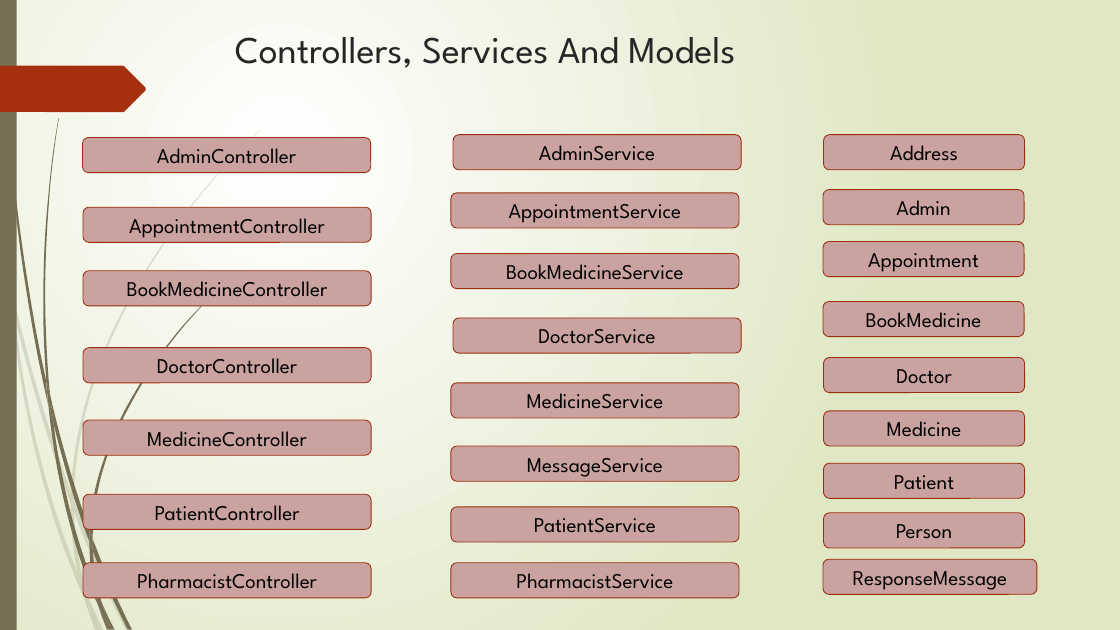
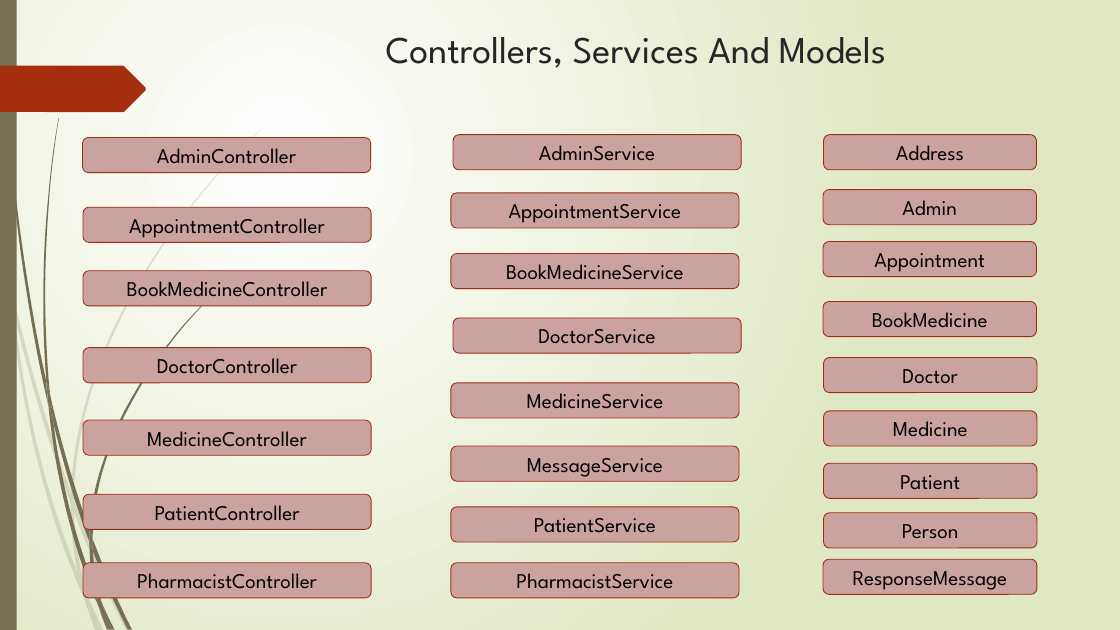
Before and after one commit to Alok0587/QURE, a slide deck: slide 10 of presentation/QURE PPT.pptx (slide 8 before the commit). Drawn at 1120x630 pixels with LibreOffice and Linux fonts; fonts in the diff are those of the drawing. Boxes give left, top, right and bottom in pixels: in the first picture for what was removed or moved away, otherwise in the second. Text is boxed around its words. In the diff, an @@ line names an element or a change of style, - is before the commit and + after.

```diff
--- a/presentation/QURE PPT.pptx
+++ b/presentation/QURE PPT.pptx
@@ title "Controllers, Services And Models" at (386, 37, 886, 68): alignment left to centre @@
@@ rounded rectangle "Address": place and size @@
-rounded rectangle "Address" at (823, 134, 1024, 170)
+rounded rectangle "Address" at (823, 134, 1036, 170)
@@ rounded rectangle "Admin": place and size @@
-rounded rectangle "Admin" at (823, 190, 1024, 225)
+rounded rectangle "Admin" at (823, 190, 1037, 225)
@@ rounded rectangle "Appointment": place and size @@
-rounded rectangle "Appointment" at (823, 242, 1024, 277)
+rounded rectangle "Appointment" at (823, 242, 1037, 277)
@@ rounded rectangle "BookMedicine": place and size @@
-rounded rectangle "BookMedicine" at (823, 302, 1024, 337)
+rounded rectangle "BookMedicine" at (823, 302, 1037, 337)
@@ rounded rectangle "Doctor": place and size @@
-rounded rectangle "Doctor" at (823, 358, 1024, 393)
+rounded rectangle "Doctor" at (823, 358, 1037, 393)
@@ rounded rectangle "Medicine": place and size @@
-rounded rectangle "Medicine" at (823, 411, 1024, 446)
+rounded rectangle "Medicine" at (823, 411, 1037, 446)
@@ rounded rectangle "Patient": place and size @@
-rounded rectangle "Patient" at (823, 463, 1024, 498)
+rounded rectangle "Patient" at (823, 463, 1037, 498)
@@ rounded rectangle "Person": place and size @@
-rounded rectangle "Person" at (823, 513, 1024, 548)
+rounded rectangle "Person" at (823, 513, 1037, 548)
```
Also in this commit, not shown: 4 other slides changed, 2 slides added.
